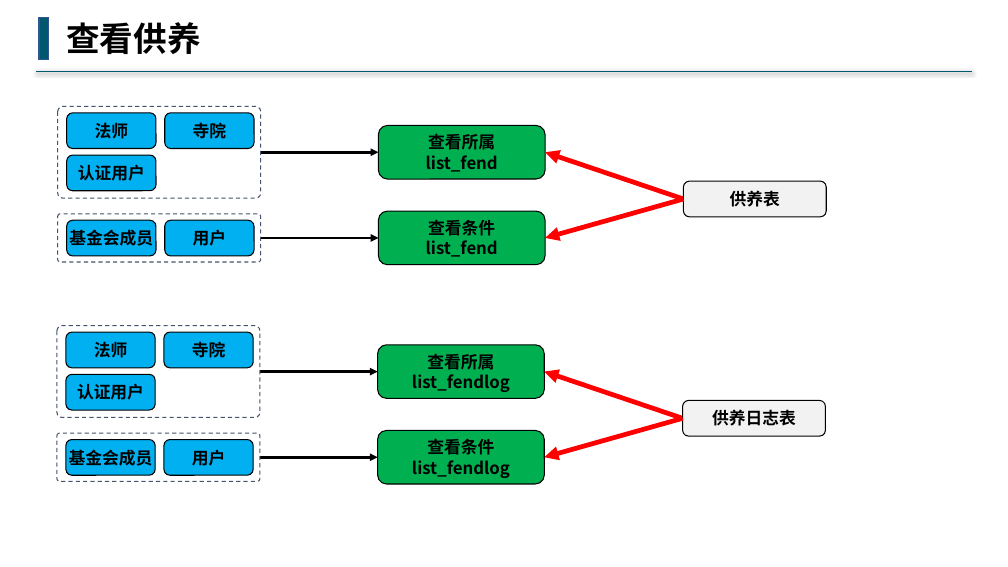
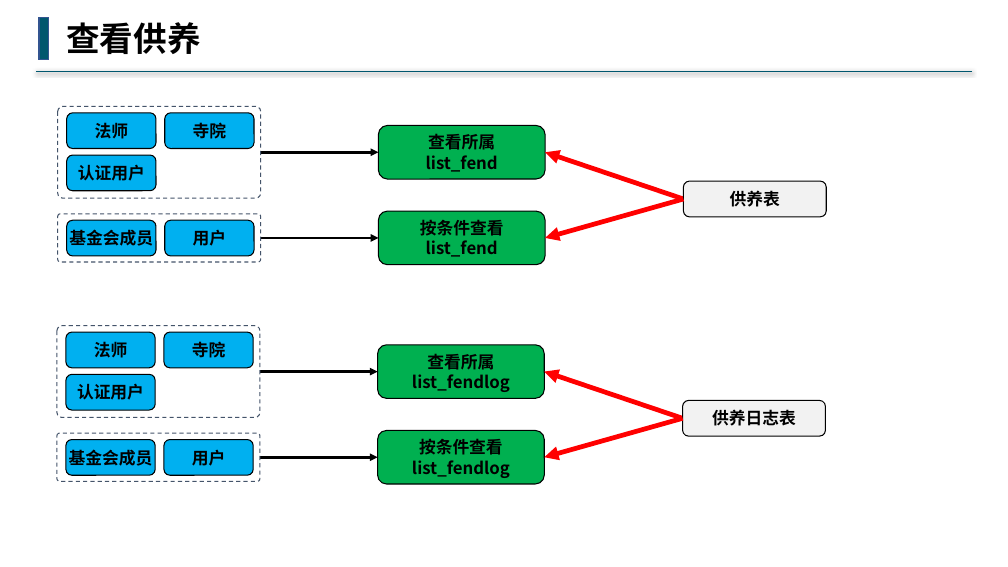
Before and after one commit to buddhachain/buddhaContract, a slide deck: slide 7 of doc/04.直播.pptx. Drawn at 1008x567 pixels with LibreOffice and Linux fonts; fonts in the diff are those of the drawing. Boxes give left, top, right and bottom in pixels: in the first picture for what was removed or moved away, otherwise in the second. Text is boxed around its words. In the diff, an @@ line names an element or a change of style, - is before the commit and + after.

```diff
--- a/doc/04.直播.pptx
+++ b/doc/04.直播.pptx
@@ text in rounded rectangle at (420, 220, 504, 236): text changed @@
-查看条件
+按条件查看
@@ text in rounded rectangle at (419, 439, 503, 455): text changed @@
-查看条件
+按条件查看
```
Also in this commit, not shown: 3 other slides changed, 1 other file.
